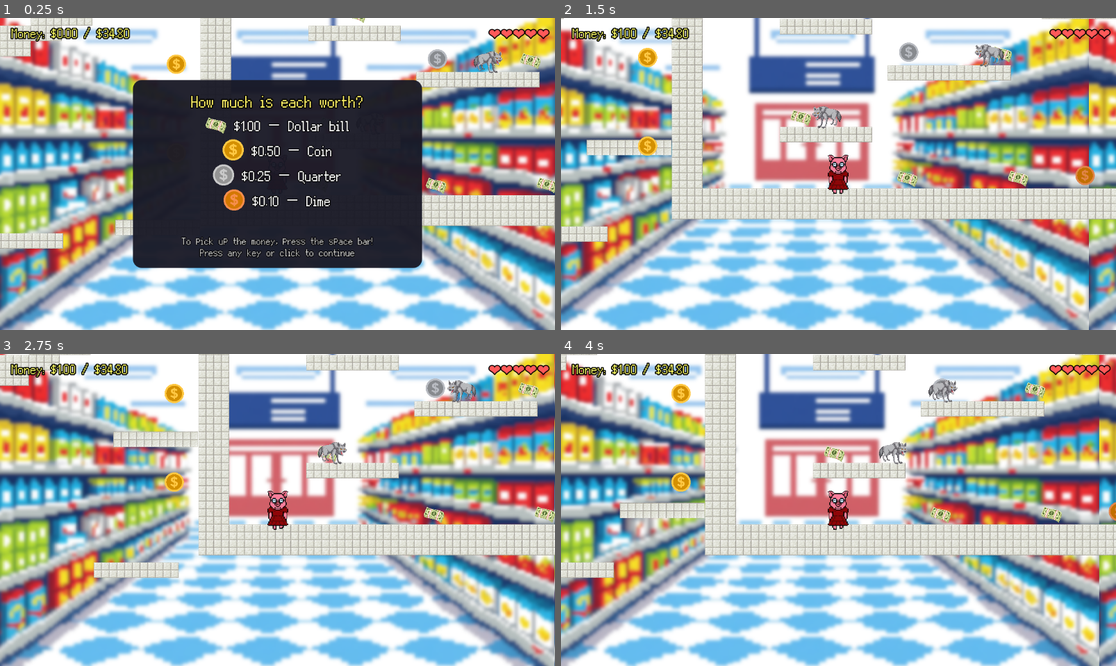
Above: before the commit, frames 1-4 (two rows, left to right).
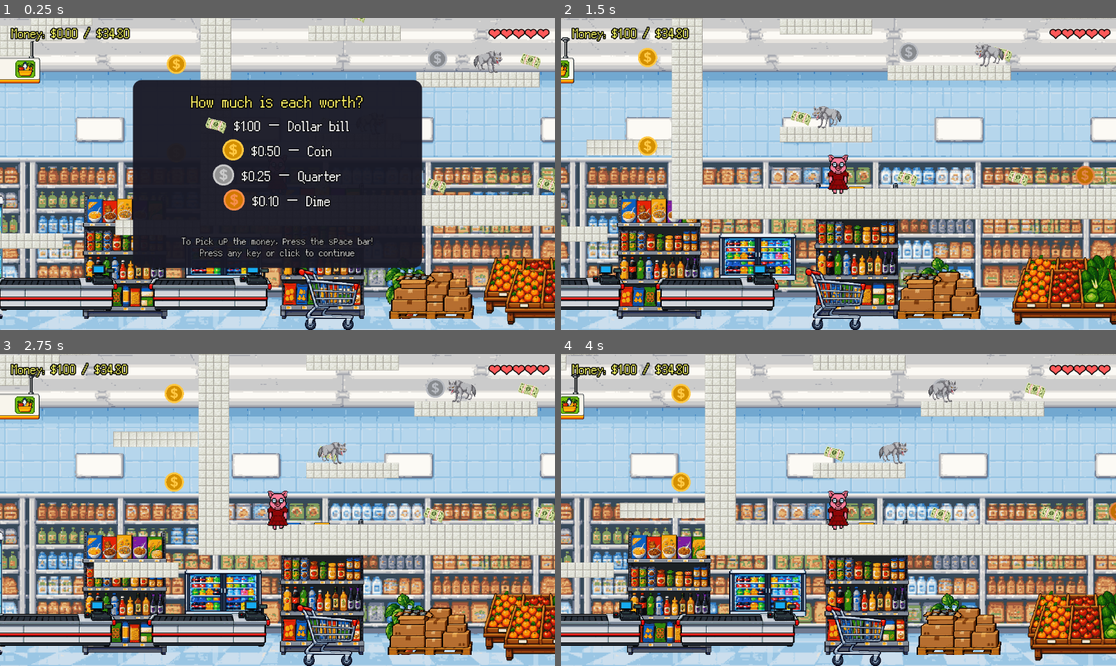
Above: after the commit, the same moments.

Repository: iamthewalrusz/supermarket-game
Game: Godot game, scene res://Scenes/market1.tscn
The game is run twice, just before and just after one commit, with the same random seed, the same clock (stepped at 60 frames per second) and the same inputs. This scene is started directly instead of the project's main scene.
Inputs (mouse positions are in pixels of both pictures, inside the frame that each line leads up to):
- Up to frame 1 (0.25 s): no input
- Up to frame 2 (1.5 s): tap Space at 0.5 s; move the mouse to (960, 158) at 0.52 s; hold Right (ui_right) 0.53-1.25 s; click (960, 158) at 0.67 s; tap Enter (ui_accept) at 0.77 s; drag from (727, 189) to (905, 177) at 1.27 s
- Up to frame 3 (2.75 s): move the mouse to (333, 441) at 2.02 s; hold Left (ui_left) from 2.03 s (still down); click (333, 441) at 2.17 s
- Up to frame 4 (4 s): release Left (ui_left) at 2.75 s; drag from (810, 572) to (1110, 513) at 2.77 s; move the mouse to (1005, 556) at 3.52 s; hold Right (ui_right) from 3.53 s (still down); click (1005, 556) at 3.67 s; tap Enter (ui_accept) at 3.77 s

The runs differ from the first frame. In frame 1, 58% of the frame differs, in the area x 0-100%, y 0-100%; in frame 2, 80%; in frame 3, 80%; in frame 4, 80%.

Commit message:
art

Diff:
--- a/Scenes/market1.tscn
+++ b/Scenes/market1.tscn
@@ -5,7 +5,6 @@
 [ext_resource type="Texture2D" uid="uid://dvoxqd625sk0k" path="res://Assets/generated/market_floor_tile.png" id="4"]
 [ext_resource type="PackedScene" uid="uid://b0muf8oedfolh" path="res://Scenes/movingPlatformUp.tscn" id="4_g7dgi"]
 [ext_resource type="PackedScene" uid="uid://b2fal30ydif44" path="res://Scenes/money.tscn" id="5"]
-[ext_resource type="Texture2D" uid="uid://p65j5bqqarvf" path="res://Assets/supermarket_pixel_blurry.png" id="6"]
 [ext_resource type="PackedScene" uid="uid://bxwn8dndgx20o" path="res://Scenes/enemy.tscn" id="7"]
 [ext_resource type="Texture2D" uid="uid://bknhimtqu1dbd" path="res://Assets/Sprites/sarah3.png" id="8"]
 [ext_resource type="Texture2D" uid="uid://d348idopx3fhb" path="res://Assets/Sprites/sarah3walk1.png" id="9"]
@@ -14,6 +13,16 @@
 [ext_resource type="PackedScene" uid="uid://caih5uw0xumgg" path="res://Scenes/movingPlatform.tscn" id="11_051im"]
 [ext_resource type="PackedScene" uid="uid://lpf7oci12tjr" path="res://Scenes/quarter.tscn" id="11_o3wkg"]
 [ext_resource type="PackedScene" uid="uid://citc15qiccvs2" path="res://Scenes/dime.tscn" id="12_rbe44"]
+[ext_resource type="Texture2D" uid="uid://cabcg4ybgclcb" path="res://Assets/generated/shopping_cart_frame_0.png" id="bg_cart"]
+[ext_resource type="Texture2D" uid="uid://c3sv4ms3ueiqq" path="res://Assets/generated/store_checkout.png" id="bg_checkout"]
+[ext_resource type="Texture2D" uid="uid://dmwavkrrjawhy" path="res://Assets/generated/store_fridge_case.png" id="bg_fridge"]
+[ext_resource type="Texture2D" uid="uid://si447qjp868x" path="res://Assets/generated/store_fridge_b.png" id="bg_fridge2"]
+[ext_resource type="Texture2D" uid="uid://bsxjp8dmqf23r" path="res://Assets/generated/store_pallet_stack.png" id="bg_pallet"]
+[ext_resource type="Texture2D" uid="uid://d0rm43e0cj1rm" path="res://Assets/generated/store_plant_pot.png" id="bg_plant"]
+[ext_resource type="Texture2D" uid="uid://cu0gwjxkmfdlt" path="res://Assets/generated/store_produce.png" id="bg_produce"]
+[ext_resource type="Texture2D" uid="uid://dwnrqaxqmnmnt" path="res://Assets/generated/store_shelf.png" id="bg_shelf"]
+[ext_resource type="Texture2D" uid="uid://c6oblypp7dkyr" path="res://Assets/generated/store_sign.png" id="bg_sign"]
+[ext_resource type="Texture2D" uid="uid://dky5ms15sxkh3" path="res://Assets/generated/store_back_wall2.png" id="bg_wall"]
 
 [sub_resource type="TileSetAtlasSource" id="TileSetAtlasSource_mb61u"]
 texture = ExtResource("4")
@@ -64,6 +73,106 @@
 [node name="Market1" type="Node2D" unique_id=1551403199]
 script = ExtResource("1")
 
+[node name="Background" type="Node2D" parent="." unique_id=1284441277]
+z_index = -100
+
+[node name="BackWall" type="Parallax2D" parent="Background" unique_id=1913960507]
+scroll_scale = Vector2(0.12, 0)
+repeat_size = Vector2(1280, 0)
+repeat_times = 2
+
+[node name="Wall" type="Sprite2D" parent="Background/BackWall" unique_id=776328905]
+scale = Vector2(2, 2)
+texture = ExtResource("bg_wall")
+centered = false
+
+[node name="AisleShelves" type="Parallax2D" parent="Background" unique_id=1260201890]
+scroll_scale = Vector2(0.3, 0)
+repeat_size = Vector2(1600, 0)
+repeat_times = 2
+
+[node name="Shelf1" type="Sprite2D" parent="Background/AisleShelves" unique_id=96823726]
+position = Vector2(20, 369)
+texture = ExtResource("bg_shelf")
+centered = false
+
+[node name="Fridge1" type="Sprite2D" parent="Background/AisleShelves" unique_id=2076656801]
+position = Vector2(240, 369)
+texture = ExtResource("bg_fridge")
+centered = false
+
+[node name="Shelf2" type="Sprite2D" parent="Background/AisleShelves" unique_id=359423572]
+position = Vector2(430, 343)
+scale = Vector2(1, 1.1)
+texture = ExtResource("bg_shelf")
+centered = false
+
+[node name="Plant1" type="Sprite2D" parent="Background/AisleShelves" unique_id=790057896]
+position = Vector2(650, 497)
+texture = ExtResource("bg_plant")
+centered = false
+
+[node name="Produce1" type="Sprite2D" parent="Background/AisleShelves" unique_id=837125316]
+position = Vector2(860, 481)
+texture = ExtResource("bg_produce")
+centered = false
+
+[node name="Shelf3" type="Sprite2D" parent="Background/AisleShelves" unique_id=1147655095]
+position = Vector2(1120, 369)
+scale = Vector2(1.1, 1)
+texture = ExtResource("bg_shelf")
+centered = false
+
+[node name="Fridge2" type="Sprite2D" parent="Background/AisleShelves" unique_id=600882683]
+position = Vector2(1350, 369)
+texture = ExtResource("bg_fridge2")
+centered = false
+
+[node name="Sign1" type="Sprite2D" parent="Background/AisleShelves" unique_id=73162352]
+position = Vector2(1360, 40)
+texture = ExtResource("bg_sign")
+centered = false
+
+[node name="NearProps" type="Parallax2D" parent="Background" unique_id=540270041]
+scroll_scale = Vector2(0.6, 0)
+repeat_size = Vector2(1700, 0)
+repeat_times = 2
+
+[node name="Checkout1" type="Sprite2D" parent="Background/NearProps" unique_id=1427397351]
+position = Vector2(20, 472)
+texture = ExtResource("bg_checkout")
+centered = false
+
+[node name="Cart1" type="Sprite2D" parent="Background/NearProps" unique_id=2061251225]
+position = Vector2(330, 520)
+texture = ExtResource("bg_cart")
+centered = false
+
+[node name="Pallet2" type="Sprite2D" parent="Background/NearProps" unique_id=1413949476]
+position = Vector2(520, 504)
+texture = ExtResource("bg_pallet")
+centered = false
+
+[node name="Produce2" type="Sprite2D" parent="Background/NearProps" unique_id=1574232464]
+position = Vector2(760, 504)
+texture = ExtResource("bg_produce")
+centered = false
+
+[node name="Cart2" type="Sprite2D" parent="Background/NearProps" unique_id=2129811832]
+position = Vector2(1050, 520)
+texture = ExtResource("bg_cart")
+centered = false
+
+[node name="Plant2" type="Sprite2D" parent="Background/NearProps" unique_id=289501944]
+position = Vector2(1240, 520)
+texture = ExtResource("bg_plant")
+centered = false
+
+[node name="Checkout2" type="Sprite2D" parent="Background/NearProps" unique_id=1286026171]
+position = Vector2(1400, 472)
+texture = ExtResource("bg_checkout")
+centered = false
+
 [node name="Floor" type="TileMapLayer" parent="." unique_id=676563682]
 tile_map_data = PackedByteArray("AAAAABEAAAAAAAAAAAABABEAAAAAAAAAAAACABEAAAAAAAAAAAADABEAAAAAAAAAAAAEABEAAAAAAAAAAAAFAB …(5600 unchanged characters)…
 tile_set = SubResource("TileSet_051im")
@@ -95,11 +204,6 @@
 
 [node name="Camera2D" type="Camera2D" parent="Player" unique_id=553007167]
 rotation_smoothing_enabled = true
-
-[node name="Background" type="Sprite2D" parent="Player/Camera2D" unique_id=753511046]
-z_index = -10
-scale = Vector2(0.6, 0.6)
-texture = ExtResource("6")
 
 [node name="CollisionShape2D" type="CollisionShape2D" parent="Player" unique_id=2008126378]
 shape = SubResource("player_shape")
--- a/Scripts/falling_game.gd
+++ b/Scripts/falling_game.gd
@@ -7,7 +7,7 @@
 	{"name": "Apple", "price": 1.50, "texture": "res://Assets/apple-fruit-cartoon-transparent-28.png", "color": "ff4444"},
 	{"name": "Milk", "price": 2.20, "texture": "res://Assets/milk-box-3d-rendering-isometric-icon-png.png", "color": "ffffff"},
 	{"name": "Eggs", "price": 2.00, "texture": "res://Assets/1536745806-clipart-xl.png", "color": "ffddaa"},
-	{"name": "Steak", "price": 4.00, "texture": "res://Assets/steak-graphic-clipart-design-free-png.png", "color": "ff6666"},
+	{"name": "Steak", "price": 3.00, "texture": "res://Assets/steak-graphic-clipart-design-free-png.png", "color": "ff6666"},
 	{"name": "Banana", "price": 1.50, "texture": "res://Assets/banana.png", "color": "ffff66"},
 	{"name": "Bread", "price": 2.30, "texture": "res://Assets/bread.png", "color": "cc9966"},
 	{"name": "Cheese", "price": 3.50, "texture": "res://Assets/cheese.png", "color": "ffaa00"},
--- a/Scripts/market_1.gd
+++ b/Scripts/market_1.gd
@@ -6,17 +6,8 @@
 @onready var death_label: Label = $CanvasLayer/UI/DeathLabel
 @onready var blocker: ColorRect = $CanvasLayer/UI/Blocker
 @onready var money_array: Node = $Money
-@onready var parallax_bg: Sprite2D = $Player/Camera2D/Background
 @onready var value_popup: Panel = $CanvasLayer/UI/ValuePopup
 @onready var value_rows: VBoxContainer = $CanvasLayer/UI/ValuePopup/Content/Rows
-
-# Parallax: the background scrolls at this fraction of the camera's speed (0 = static).
-const BG_PARALLAX_FACTOR: float = 0.3
-# Copies of the background texture tiled horizontally so it never runs out while scrolling.
-const BG_TILE_COPIES: int = 3
-
-var _base_camera_x: float = 0.0
-var _bg_tile_width: float = 1.0
 
 # The money goal (in cents), set from the combined price of the falling-game
 # products. Tracked in cents so decimal prices (like $2.50) work exactly.
@@ -52,7 +43,6 @@
 		_update_hp(player.health)
 
 	_update_money()
-	_setup_parallax()
 
 	# Show the "how much is each worth?" popup at the start of the level.
 	_show_value_popup()
@@ -80,20 +70,6 @@
 	return total
 
 
-func _setup_parallax() -> void:
-	# Use the full texture vertically (it exactly fills the screen, so no vertical
-	# tiling is needed) and repeat it horizontally so it can scroll forever.
-	if parallax_bg and parallax_bg.texture:
-		var tex_size := parallax_bg.texture.get_size()
-		_bg_tile_width = tex_size.x
-		parallax_bg.region_enabled = true
-		parallax_bg.texture_repeat = CanvasItem.TEXTURE_REPEAT_ENABLED
-		parallax_bg.region_rect = Rect2(0, 0, _bg_tile_width * BG_TILE_COPIES, tex_size.y)
-	var cam := $Player/Camera2D as Camera2D
-	if cam:
-		_base_camera_x = cam.global_position.x
-
-
 func _process(_delta: float) -> void:
 	# While the "how much is each worth?" popup is up, Space/Enter dismisses it.
 	if value_popup.visible:
@@ -104,16 +80,6 @@
 	# Press Space while standing on a money pickup to collect it.
 	if Input.is_action_just_pressed("ui_accept"):
 		_try_collect_nearby()
-
-	var cam := $Player/Camera2D as Camera2D
-	if not cam or not parallax_bg or _bg_tile_width <= 1.0:
-		return
-	# Shift the shown texture region by a fraction of the camera's horizontal travel.
-	var travel := cam.global_position.x - _base_camera_x
-	var shift_px := travel * BG_PARALLAX_FACTOR / parallax_bg.scale.x
-	var rect := parallax_bg.region_rect
-	rect.position.x = wrapf(shift_px, 0.0, _bg_tile_width)
-	parallax_bg.region_rect = rect
 
 
 func _update_money() -> void:
Binary file added: Assets/generated/store_back_wall.png
Not shown, added: Assets/generated/store_back_wall.png.import
Binary file added: Assets/generated/store_back_wall2.png
Not shown, added: Assets/generated/store_back_wall2.png.import
Binary file added: Assets/generated/store_checkout.png
Not shown, added: Assets/generated/store_checkout.png.import
Binary file added: Assets/generated/store_fridge_b.png
Not shown, added: Assets/generated/store_fridge_b.png.import
Binary file added: Assets/generated/store_fridge_case.png
Not shown, added: Assets/generated/store_fridge_case.png.import
Binary file added: Assets/generated/store_pallet_stack.png
Not shown, added: Assets/generated/store_pallet_stack.png.import
(and 8 more such lines)
